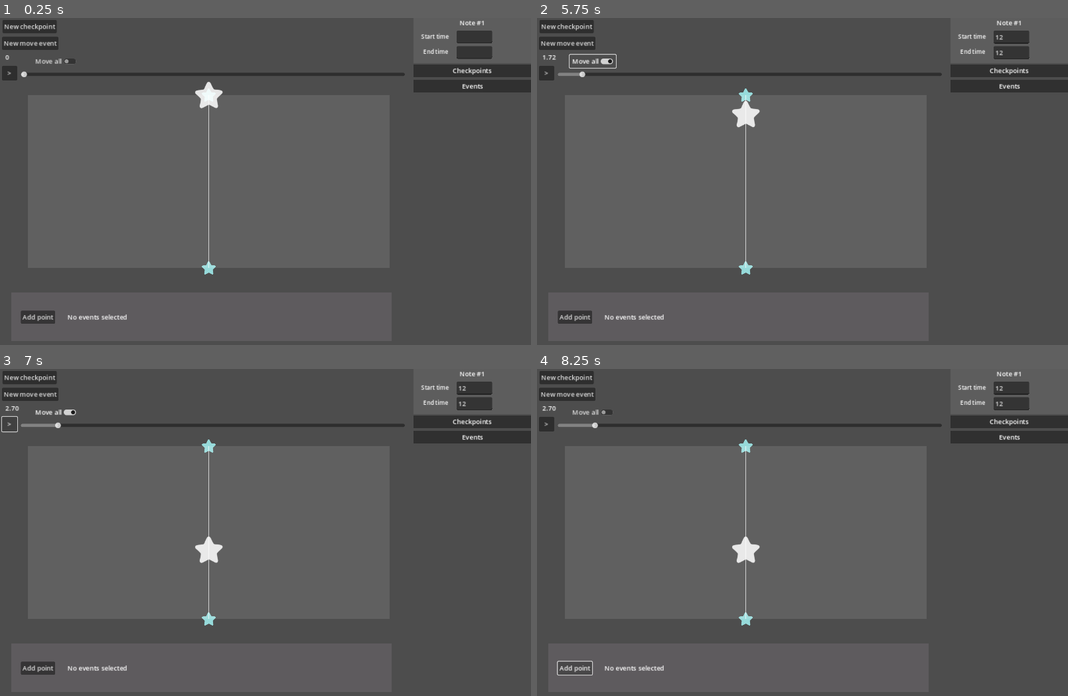
Above: before the commit, frames 1-4 (two rows, left to right).
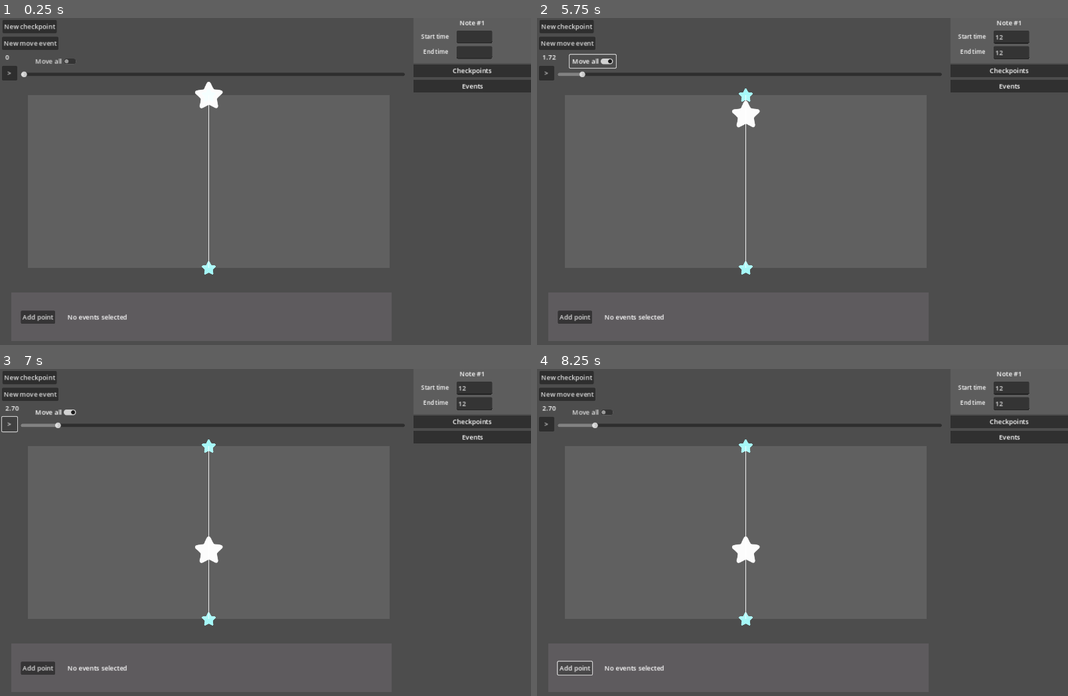
Above: after the commit, the same moments.

Repository: Punjidixie/Project-Prelude-Editor
Game: Godot game, scene res://main/main.tscn
The game is run twice, just before and just after one commit, with the same random seed, the same clock (stepped at 60 frames per second) and the same inputs.
Inputs (mouse positions are in pixels of both pictures, inside the frame that each line leads up to):
- Up to frame 1 (0.25 s): no input
- Up to frame 2 (5.75 s): click (1009, 37) at 0.52 s; type "12" at 0.6 s; click (1009, 53) at 0.75 s; type "12" at 0.83 s; click "New checkpoint" at 1.25 s; click "New checkpoint" at 2 s; click "New move event" at 2.75 s; click "New move event" at 3.5 s; click ">" at 4.25 s; click "Move all" at 5 s
- Up to frame 3 (7 s): click "Add point" at 5.75 s; click ">" at 6.5 s
- Up to frame 4 (8.25 s): click "Move all" at 7.25 s; click "Add point" at 8 s

The runs differ from the first frame. In frame 1, 0.1% of the frame differs, in the area x 36-42%, y 19-79%; in frame 2, 0.2%, in the area x 36-42%, y 21-79%; in frame 3, 0.2%; in frame 4, 0.2%.

Commit message:
merge change and remove destination checkpoint

Diff:
--- a/main/main_controller.gd
+++ b/main/main_controller.gd
@@ -30,5 +30,6 @@
 	GlobalManager.is_paused = !GlobalManager.is_paused
 
 func spawn_notes():
-	var note : Note = ScenePreloader.note.instantiate()
-	notes.add_child(note)
+	for i in range(2):
+		var note : Note = ScenePreloader.note.instantiate()
+		notes.add_child(note)
--- a/notes/note_events/move_event.gd
+++ b/notes/note_events/move_event.gd
@@ -59,27 +59,21 @@
 func on_viewport_size_changed():
 	redraw_curve()
 
-### CHANGE CHECKPOINTS ### Called from the UI
+### CHANGE (SET) CHECKPOINTS ### Called from the UI
+# TODO merge set and remove
 func change_start_checkpoint(checkpoint: NoteCheckpoint):
 	disconnect_start_checkpoint()
 	start_checkpoint = checkpoint
-	connect_start_checkpoint()
-	on_start_checkpoint_updated()
+	if is_instance_valid(checkpoint):
+		connect_start_checkpoint()
+		on_start_checkpoint_updated()
 
 func change_destination_checkpoint(checkpoint: NoteCheckpoint):
 	disconnect_destination_checkpoint()
 	destination_checkpoint = checkpoint
-	connect_destination_checkpoint()
-	on_destination_checkpoint_updated()
-
-### REMOVE CHECKPOINTS ### Called from the UI
-func remove_start_checkpoint():
-	disconnect_start_checkpoint()
-	start_checkpoint = null
-
-func remove_destination_checkpoint():
-	disconnect_destination_checkpoint()
-	destination_checkpoint = null
+	if is_instance_valid(checkpoint):
+		connect_destination_checkpoint()
+		on_destination_checkpoint_updated()
 
 ### CHECKPOINTS UPDATED ###
 func on_destination_checkpoint_updated():
@@ -100,11 +94,11 @@
 
 ### CHECKPOINTS DELETED ###
 func on_start_checkpoint_deleted(_c):
-	remove_start_checkpoint()
+	change_start_checkpoint(null)
 	on_event_ui_needs_update.emit()
 
 func on_destination_checkpoint_deleted(_c):
-	remove_destination_checkpoint()
+	change_destination_checkpoint(null)
 	on_event_ui_needs_update.emit()
 
 ### PATH POINTS UPDATED ###
--- a/ui/event_info_boxes/move_event_info_box.gd
+++ b/ui/event_info_boxes/move_event_info_box.gd
@@ -57,14 +57,14 @@
 
 func on_start_dropdown_selected(index: int):
 	var move_event := event as MoveEvent
-	if index == 0: move_event.remove_start_checkpoint()
+	if index == 0: move_event.change_start_checkpoint(null)
 	else:
 		var checkpoints: Array = event.note.get_note_checkpoints()
 		move_event.change_start_checkpoint(checkpoints[index - 1])
 
 func on_destination_dropdown_selected(index: int):
 	var move_event := event as MoveEvent
-	if index == 0: move_event.remove_destination_checkpoint()
+	if index == 0: move_event.change_destination_checkpoint(null)
 	else:
 		var checkpoints: Array = event.note.get_note_checkpoints()
 		move_event.change_destination_checkpoint(checkpoints[index - 1])
